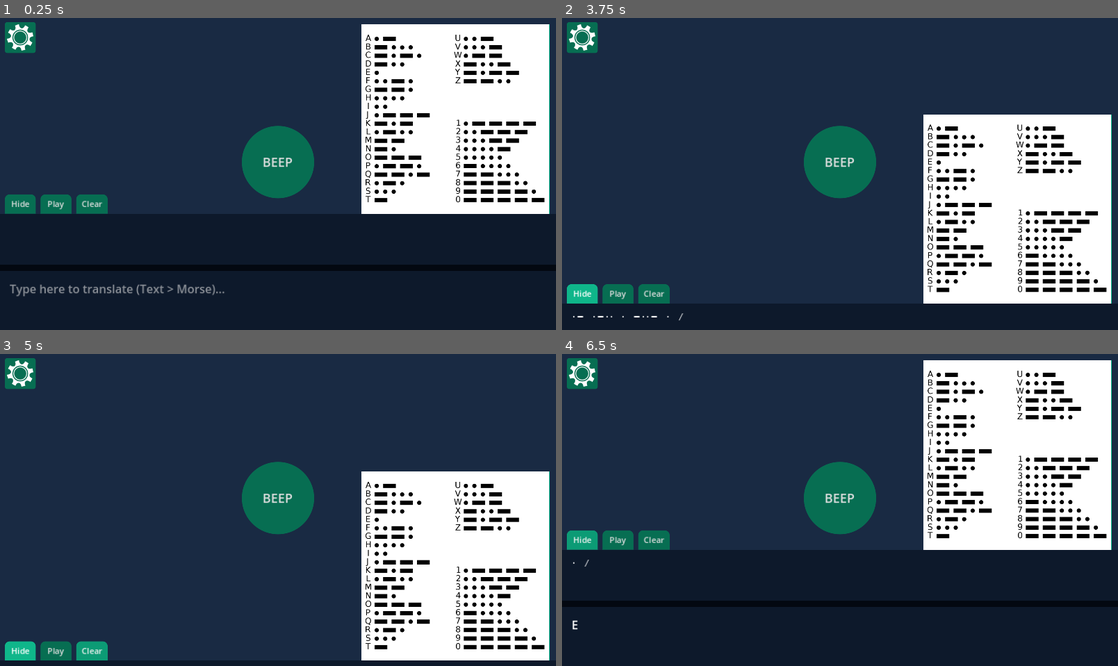
Above: before the commit, frames 1-4 (two rows, left to right).
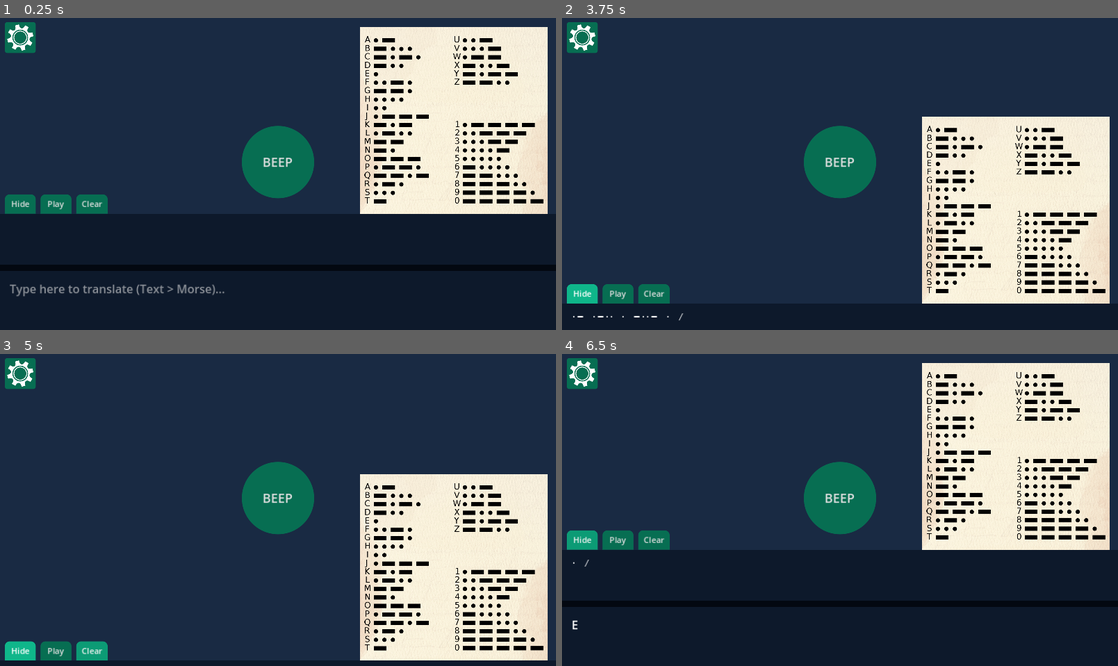
Above: after the commit, the same moments.

Repository: popcar2/MorseCodeSimulator
Game: Godot game, scene res://Scenes/main.tscn
The game is run twice, just before and just after one commit, with the same random seed, the same clock (stepped at 60 frames per second) and the same inputs.
Inputs (mouse positions are in pixels of both pictures, inside the frame that each line leads up to):
- Up to frame 1 (0.25 s): no input
- Up to frame 2 (3.75 s): click (845, 329) at 0.52 s; type "Alex" at 0.6 s; click "Play" at 1.25 s; click "Play" at 2 s; click "BEEP" at 2.75 s; click "Hide" at 3.5 s
- Up to frame 3 (5 s): click "Clear" at 4.25 s
- Up to frame 4 (6.5 s): click "BEEP" at 5 s; click "Hide" at 5.75 s

The runs differ from the first frame. In frame 1, 19% of the frame differs, in the area x 1-99%, y 2-63%; in frame 2, 19%; in frame 3, 19%; in frame 4, 19%.

Commit message:
Change morse paper, add copy to clipboard, final touches

Diff:
--- /dev/null
+++ b/Nodes/copied_to_clipboard_label.tscn
@@ -0,0 +1,15 @@
+[gd_scene load_steps=2 format=3 uid="uid://2bbtpvkbfygt"]
+
+[ext_resource type="Script" path="res://Scripts/ascend_then_free.gd" id="1_80k82"]
+
+[node name="Copied To Clipboard Label" type="Label"]
+z_index = 1
+offset_left = -78.0
+offset_top = -13.0
+offset_right = 78.0
+offset_bottom = 13.0
+size_flags_horizontal = 4
+text = "Copied to clipboard!"
+horizontal_alignment = 1
+vertical_alignment = 1
+script = ExtResource("1_80k82")
--- a/Nodes/settings_menu.tscn
+++ b/Nodes/settings_menu.tscn
@@ -7,12 +7,14 @@
 [sub_resource type="StyleBoxFlat" id="StyleBoxFlat_2qwin"]
 bg_color = Color(0, 0, 0, 0.294118)
 
-[sub_resource type="StyleBoxFlat" id="StyleBoxFlat_tog7p"]
-bg_color = Color(0.00596114, 0.0144457, 0.0359816, 1)
-corner_radius_top_left = 20
-corner_radius_top_right = 20
-corner_radius_bottom_right = 20
-corner_radius_bottom_left = 20
+[sub_resource type="StyleBoxEmpty" id="StyleBoxEmpty_lf3te"]
+
+[sub_resource type="StyleBoxEmpty" id="StyleBoxEmpty_drwtm"]
+
+[sub_resource type="StyleBoxFlat" id="StyleBoxFlat_xv5xb"]
+bg_color = Color(0.0509804, 0.0980392, 0.168627, 1)
+corner_radius_bottom_right = 10
+corner_radius_bottom_left = 10
 
 [node name="Settings Menu Control" type="CanvasLayer"]
 script = ExtResource("1_btk2r")
@@ -38,7 +40,7 @@
 grow_horizontal = 2
 grow_vertical = 2
 theme = ExtResource("1_xid6k")
-theme_override_styles/panel = SubResource("StyleBoxFlat_tog7p")
+theme_override_styles/panel = SubResource("StyleBoxEmpty_lf3te")
 
 [node name="TabContainer" type="TabContainer" parent="Settings Menu"]
 layout_mode = 1
@@ -47,9 +49,11 @@
 anchor_bottom = 1.0
 grow_horizontal = 2
 grow_vertical = 2
+theme_override_styles/panel = SubResource("StyleBoxEmpty_drwtm")
 
 [node name="Settings" type="Panel" parent="Settings Menu/TabContainer"]
 layout_mode = 2
+theme_override_styles/panel = SubResource("StyleBoxFlat_xv5xb")
 
 [node name="VBoxContainer" type="VBoxContainer" parent="Settings Menu/TabContainer/Settings"]
 layout_mode = 1
@@ -122,6 +126,7 @@
 [node name="Advanced" type="Panel" parent="Settings Menu/TabContainer"]
 visible = false
 layout_mode = 2
+theme_override_styles/panel = SubResource("StyleBoxFlat_xv5xb")
 
 [node name="VBoxContainer" type="VBoxContainer" parent="Settings Menu/TabContainer/Advanced"]
 layout_mode = 1
@@ -301,6 +306,20 @@
 theme = ExtResource("3_gghs3")
 theme_override_font_sizes/font_size = 14
 text = "X"
+
+[node name="Credits Label" type="Label" parent="Settings Menu"]
+layout_mode = 1
+anchors_preset = 2
+anchor_top = 1.0
+anchor_bottom = 1.0
+offset_left = 25.0
+offset_top = -34.0
+offset_right = 200.0
+offset_bottom = -5.0
+grow_vertical = 0
+theme_override_colors/font_color = Color(1, 1, 1, 0.784314)
+theme_override_font_sizes/font_size = 16
+text = "Created by popcar2 :)"
 
 [connection signal="gui_input" from="Background Panel" to="." method="_on_background_panel_gui_input"]
 [connection signal="item_selected" from="Settings Menu/TabContainer/Settings/VBoxContainer/Morse Speed Container/Morse Speed Option" to="." method="_on_morse_speed_option_item_selected"]
--- a/Scenes/main.tscn
+++ b/Scenes/main.tscn
@@ -1,16 +1,17 @@
-[gd_scene load_steps=17 format=3 uid="uid://dp7a06guglgaq"]
+[gd_scene load_steps=18 format=3 uid="uid://cu1evcqwaw481"]
 
 [ext_resource type="Theme" uid="uid://3br2dpdlo6tc" path="res://Themes/DefaultTheme.tres" id="1_1p657"]
 [ext_resource type="Script" path="res://Scripts/morse_controller.gd" id="1_dkpn7"]
 [ext_resource type="AudioStream" uid="uid://vfnfynunymw1" path="res://SFX/tone.wav" id="2_k2b0h"]
+[ext_resource type="PackedScene" uid="uid://2bbtpvkbfygt" path="res://Nodes/copied_to_clipboard_label.tscn" id="3_hbix7"]
 [ext_resource type="FontFile" uid="uid://bxy4r5jqiib5t" path="res://Fonts/morse.ttf" id="3_vom0s"]
-[ext_resource type="Texture2D" uid="uid://d2uc3s8tggxmr" path="res://Art/Morse Sheet.png" id="4_ds2fy"]
 [ext_resource type="Theme" uid="uid://cf75duugimbj7" path="res://Themes/CircularButton.tres" id="5_lqst7"]
 [ext_resource type="Script" path="res://Scripts/settings_button.gd" id="5_vof65"]
 [ext_resource type="Script" path="res://Scripts/reveal_on_click.gd" id="6_jn1kn"]
 [ext_resource type="AudioStream" uid="uid://bdt7a5782ltkn" path="res://SFX/paper.mp3" id="8_gy17g"]
 [ext_resource type="Script" path="res://Scripts/progress_bars.gd" id="8_ig5e7"]
-[ext_resource type="Texture2D" uid="uid://bl2vfqboto37n" path="res://Art/cog.png" id="10_mgxxr"]
+[ext_resource type="Texture2D" uid="uid://di8estpu74bcx" path="res://Art/Morse Paper.png" id="9_q0jgo"]
+[ext_resource type="Texture2D" uid="uid://cpsjqhdpn5tg2" path="res://Art/cog.png" id="10_mgxxr"]
 [ext_resource type="Theme" uid="uid://bqww8sf32ya83" path="res://Themes/RoundedTopButton.tres" id="11_em8br"]
 [ext_resource type="Script" path="res://Scripts/deselect_outside_click.gd" id="13_ry7g3"]
 
@@ -36,6 +37,7 @@
 [node name="Morse Controller" type="Node" parent="."]
 unique_name_in_owner = true
 script = ExtResource("1_dkpn7")
+copied_to_clipboard_label = ExtResource("3_hbix7")
 
 [node name="Held Timer" type="Timer" parent="Morse Controller"]
 wait_time = 0.5
@@ -132,10 +134,10 @@
 anchor_top = 1.0
 anchor_right = 1.0
 anchor_bottom = 1.0
-offset_left = -403.0
-offset_top = -633.0
-offset_right = 196.0
-offset_bottom = 215.0
+offset_left = -405.0
+offset_top = -628.0
+offset_right = 192.0
+offset_bottom = 272.0
 grow_horizontal = 0
 grow_vertical = 0
 scale = Vector2(0.65, 0.65)
@@ -143,8 +145,9 @@
 script = ExtResource("6_jn1kn")
 
 [node name="Sprite2D" type="Sprite2D" parent="Bottom Panels/Cheat Sheet"]
-position = Vector2(299, 424)
-texture = ExtResource("4_ds2fy")
+position = Vector2(298, 450)
+scale = Vector2(0.45, 0.45)
+texture = ExtResource("9_q0jgo")
 
 [node name="Paper Click" type="AudioStreamPlayer" parent="Bottom Panels/Cheat Sheet"]
 stream = ExtResource("8_gy17g")
@@ -203,6 +206,7 @@
 split_offset = -10
 
 [node name="Morse Panel" type="Panel" parent="Bottom Panels/PanelContainer/VSplitContainer"]
+unique_name_in_owner = true
 layout_mode = 2
 size_flags_vertical = 3
 
@@ -218,6 +222,7 @@
 offset_bottom = 106.0
 grow_horizontal = 2
 grow_vertical = 2
+mouse_filter = 2
 theme_override_fonts/normal_font = ExtResource("3_vom0s")
 theme_override_font_sizes/normal_font_size = 24
 bbcode_enabled = true
@@ -265,4 +270,7 @@
 [connection signal="pressed" from="Settings Button" to="Settings Button" method="_on_pressed"]
 [connection signal="mouse_entered" from="Bottom Panels/Cheat Sheet" to="Bottom Panels/Cheat Sheet" method="_on_mouse_entered"]
 [connection signal="mouse_exited" from="Bottom Panels/Cheat Sheet" to="Bottom Panels/Cheat Sheet" method="_on_mouse_exited"]
+[connection signal="gui_input" from="Bottom Panels/PanelContainer/VSplitContainer/Morse Panel" to="Morse Controller" method="_on_morse_panel_gui_input"]
+[connection signal="mouse_entered" from="Bottom Panels/PanelContainer/VSplitContainer/Morse Panel" to="Morse Controller" method="_on_morse_panel_mouse_entered"]
+[connection signal="mouse_exited" from="Bottom Panels/PanelContainer/VSplitContainer/Morse Panel" to="Morse Controller" method="_on_morse_panel_mouse_exited"]
 [connection signal="text_changed" from="Bottom Panels/PanelContainer/VSplitContainer/Plaintext Panel/TextEdit" to="Morse Controller" method="_on_text_edit_text_changed"]
--- /dev/null
+++ b/Scripts/ascend_then_free.gd
@@ -0,0 +1,12 @@
+extends Label
+
+func _ready():
+	var tween: Tween = create_tween()
+	tween.set_trans(Tween.TRANS_CUBIC)
+	tween.set_ease(Tween.EASE_OUT)
+	tween.tween_property(self, 'position:y', position.y - 50, 2)
+	await get_tree().create_timer(1).timeout
+	var tween2: Tween = create_tween()
+	tween2.set_trans(Tween.TRANS_CUBIC)
+	tween2.set_ease(Tween.EASE_OUT)
+	tween2.tween_property(self, 'modulate:a', 0, 1)
--- a/Scripts/morse_controller.gd
+++ b/Scripts/morse_controller.gd
@@ -11,6 +11,9 @@
 @onready var letter_timer: Timer = $'Letter Timer'
 @onready var morse_audio: AudioStreamPlayer = $'Morse Audio'
 @onready var text_edit: TextEdit = %'TextEdit'
+@onready var morse_panel: Panel = %'Morse Panel'
+
+@export var copied_to_clipboard_label: PackedScene
 
 var is_held: bool = false
 var is_playing_back: bool = false
@@ -161,3 +164,19 @@
 	else:
 		morse_label.text = HelperFunctions.text_to_morse(text_edit.text)
 		normal_label.hide()
+
+func _on_morse_panel_mouse_entered():
+	morse_panel.self_modulate = Color('bdbdbd')
+
+
+func _on_morse_panel_mouse_exited():
+	morse_panel.self_modulate = Color.WHITE
+
+
+func _on_morse_panel_gui_input(event):
+	if event is InputEventMouseButton and event.is_pressed() and event.button_index == 1:
+		if !morse_label.text.is_empty():
+			DisplayServer.clipboard_set(morse_label.text.replace('E', '.').replace('T', '_').replace('|', '/'))
+		var temp_label: Label = copied_to_clipboard_label.instantiate()
+		temp_label.position = get_viewport().get_mouse_position() - temp_label.size / 2
+		add_sibling(temp_label)
--- a/Scripts/reveal_on_click.gd
+++ b/Scripts/reveal_on_click.gd
@@ -7,7 +7,7 @@
 func _ready():
 	panel_theme.border_color = Color('10c595')
 	panel_theme.border_width_left = 50
-	panel_theme.border_width_top = 50
+	panel_theme.border_width_top = 46
 	panel_theme.border_width_right = 50
 	panel_theme.border_width_bottom = 50
 	add_theme_stylebox_override('panel', panel_theme)
--- a/Themes/CircularButton.tres
+++ b/Themes/CircularButton.tres
@@ -18,6 +18,7 @@
 corner_radius_top_right = 5
 corner_radius_bottom_right = 5
 corner_radius_bottom_left = 5
+corner_detail = 12
 
 [sub_resource type="StyleBoxFlat" id="StyleBoxFlat_s3ina"]
 content_margin_left = 5.0
@@ -52,6 +53,10 @@
 corner_radius_bottom_right = 100
 corner_radius_bottom_left = 100
 corner_detail = 20
+expand_margin_left = 1.0
+expand_margin_top = 1.0
+expand_margin_right = 1.0
+expand_margin_bottom = 1.0
 
 [resource]
 default_font_size = 26
Binary file added: Art/Morse Paper.png
Not shown, changed: Art/Morse Paper.png.import
Binary file removed: Art/Morse Sheet.png
Binary file changed: Art/cog.png
Not shown, changed: Art/cog.png.import
Not shown: 1 places in Nodes/settings_menu.tscn that only renumber resources
